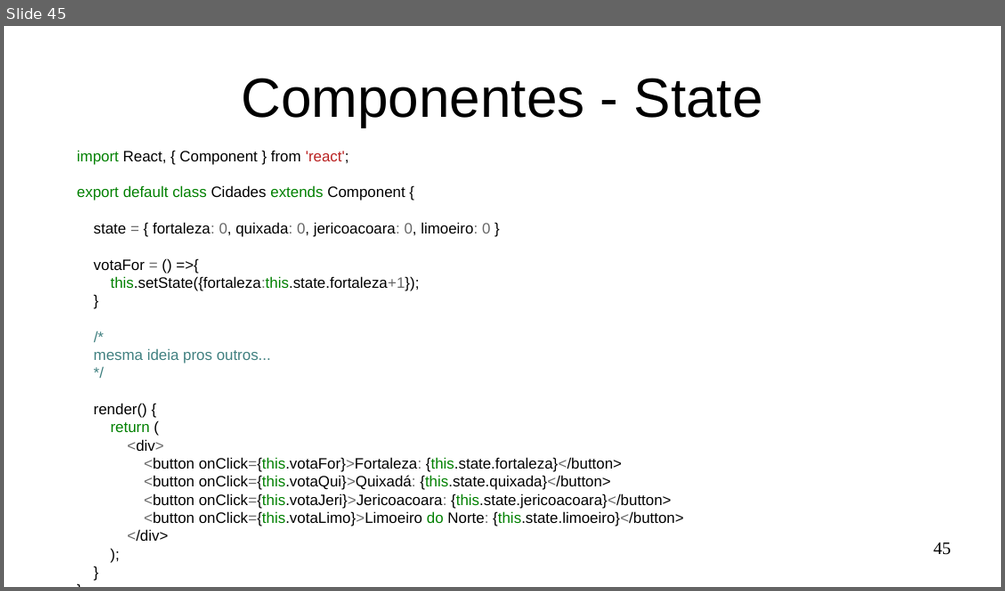
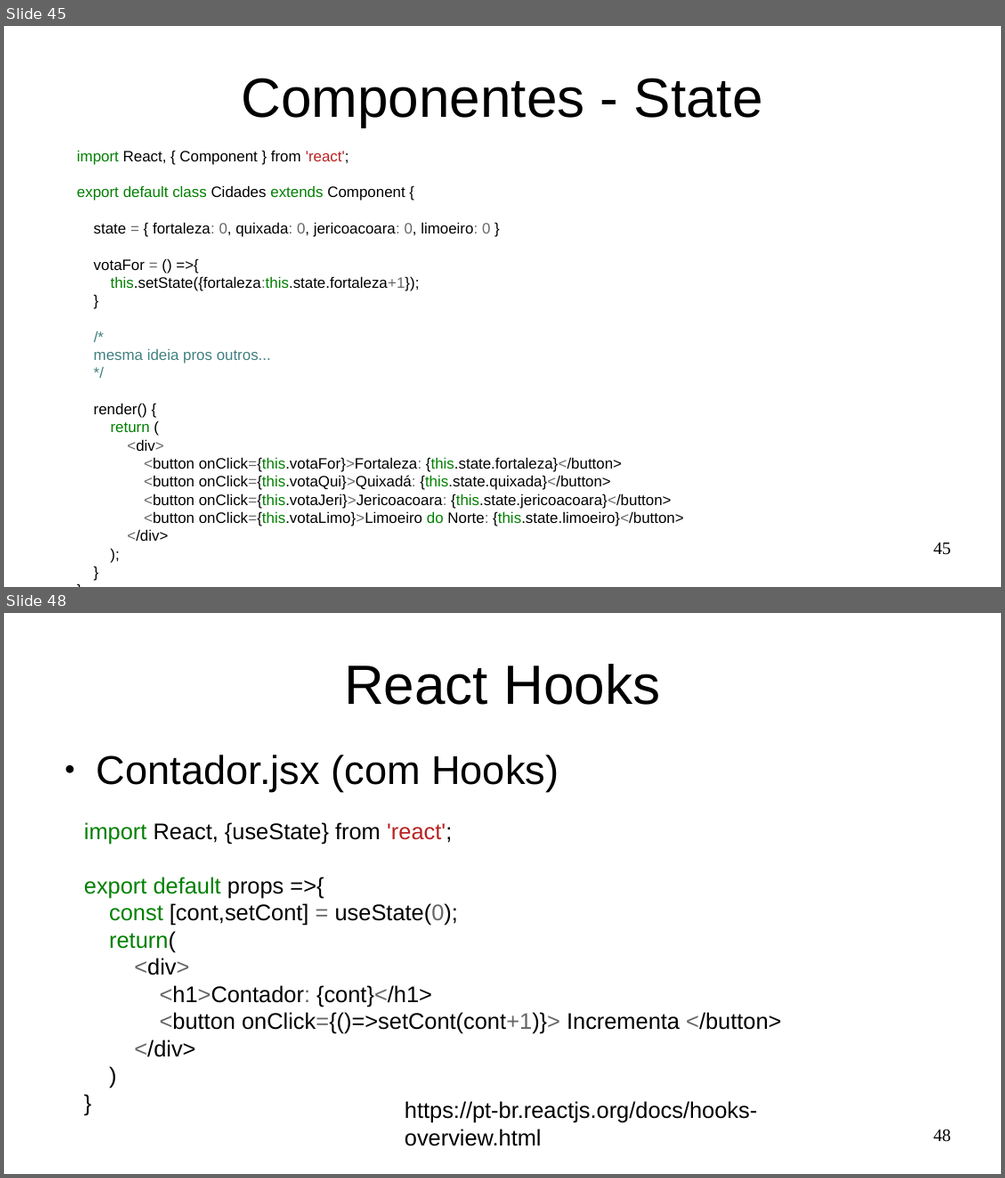
Before and after one commit to Marques-Dev/WEB_2020-1, a slide deck: SLIDES/aula01.odp. Shown one above the other, each under a label of ours: slide 45 before the commit, slides 45 and 48 after it; the slides between them are not shown. The pictures are 1005x591 and 1005x1178 pixels, drawn with LibreOffice and Linux fonts; fonts in the diff are those of the drawing. Boxes give left, top, right and bottom in pixels: in the first picture for what was removed or moved away, otherwise in the second. Text is boxed around its words. In the diff, an @@ line names an element or a change of style, - is before the commit and + after.

Commit message:
React hooks

```diff
--- a/SLIDES/aula01.odp
+++ b/SLIDES/aula01.odp
@@ slide 48 added at (4,613,1001,1174), background #FFFFFF @@
@@ title added at (344,664,660,705), 44 pt, text #000000 @@
+React Hooks
@@ text added at (97,755,558,792), 32 pt, text #000000 @@
+● Contador.jsx (com Hooks)
@@ text added at (84,822,781,1057), 18 pt, text #000000 @@
+import React, {useState} from 'react';
+export default props =>{
+const [cont,setCont] = useState(0);
+return(
+<div>
+<h1>Contador: {cont}</h1>
+<button onClick={()=>setCont(cont+1)}> Incrementa </button>
+</div>
+)
+}
@@ text added at (404,1101,757,1146), 18 pt, text #000000 @@
+https://pt-br.reactjs.org/docs/hooks-overview.html
@@ page number added at (933,1129,951,1142), 14 pt, text #000000 @@
+48
```
Also in this commit, not shown: 5 other slides added, 1 slide removed, 2 other files.
